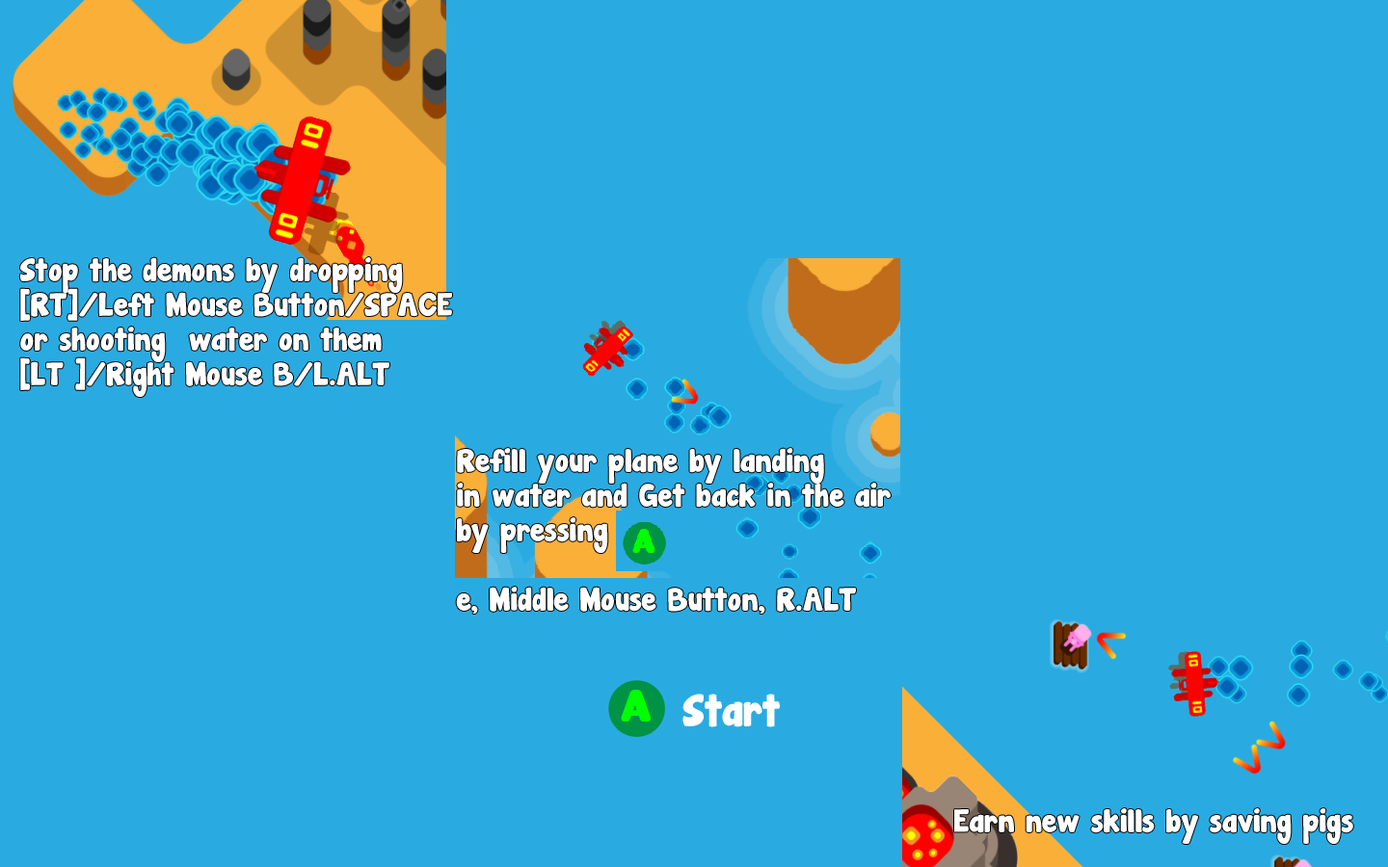
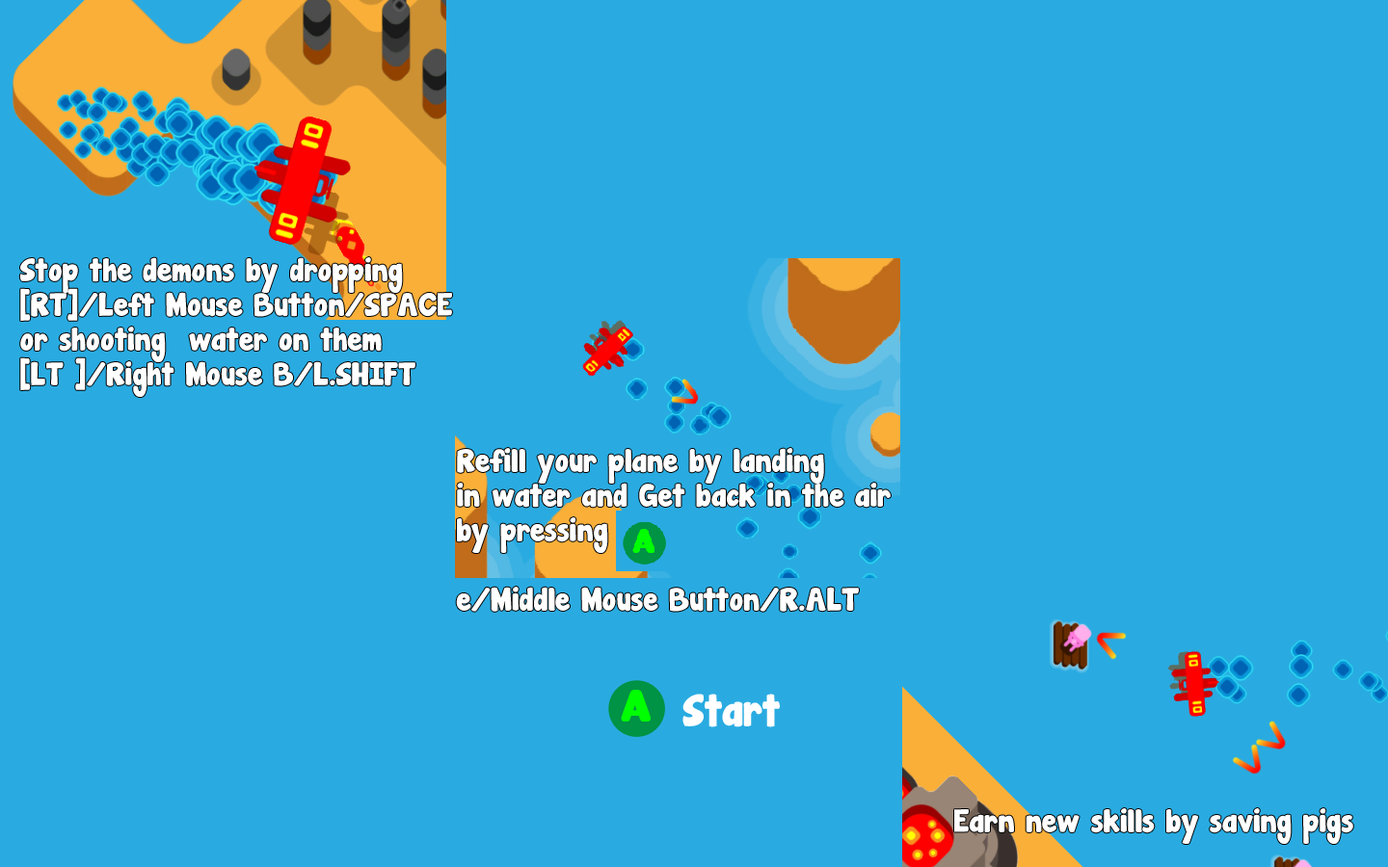
The second 1388 × 867 image is a revision of the first. Changes to its layers:
painted on "Stop the demons by dropping [" over [335, 361, 416, 387]
painted on "Refill your plane by landing i" over [471, 586, 859, 614]
